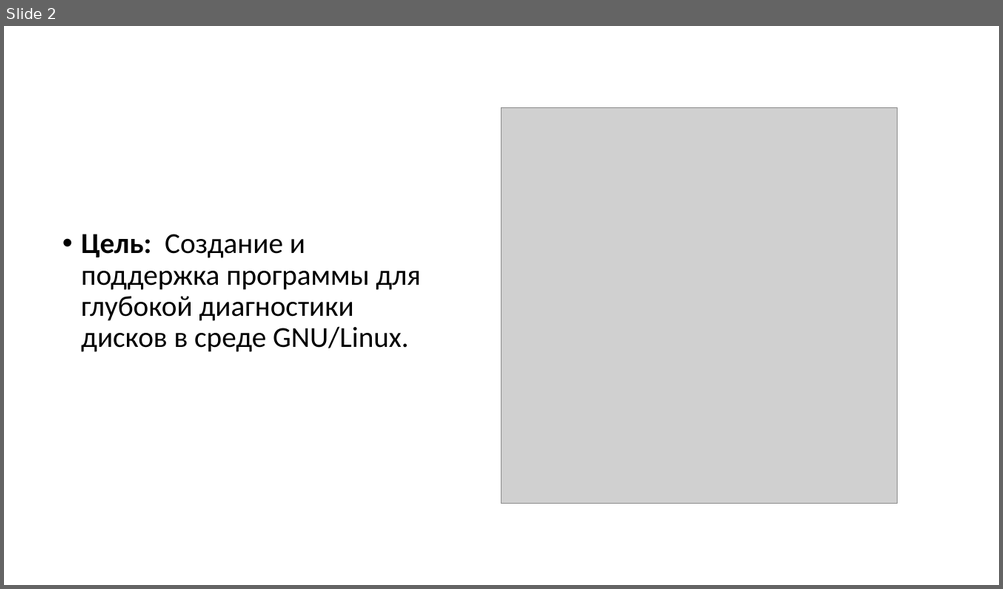
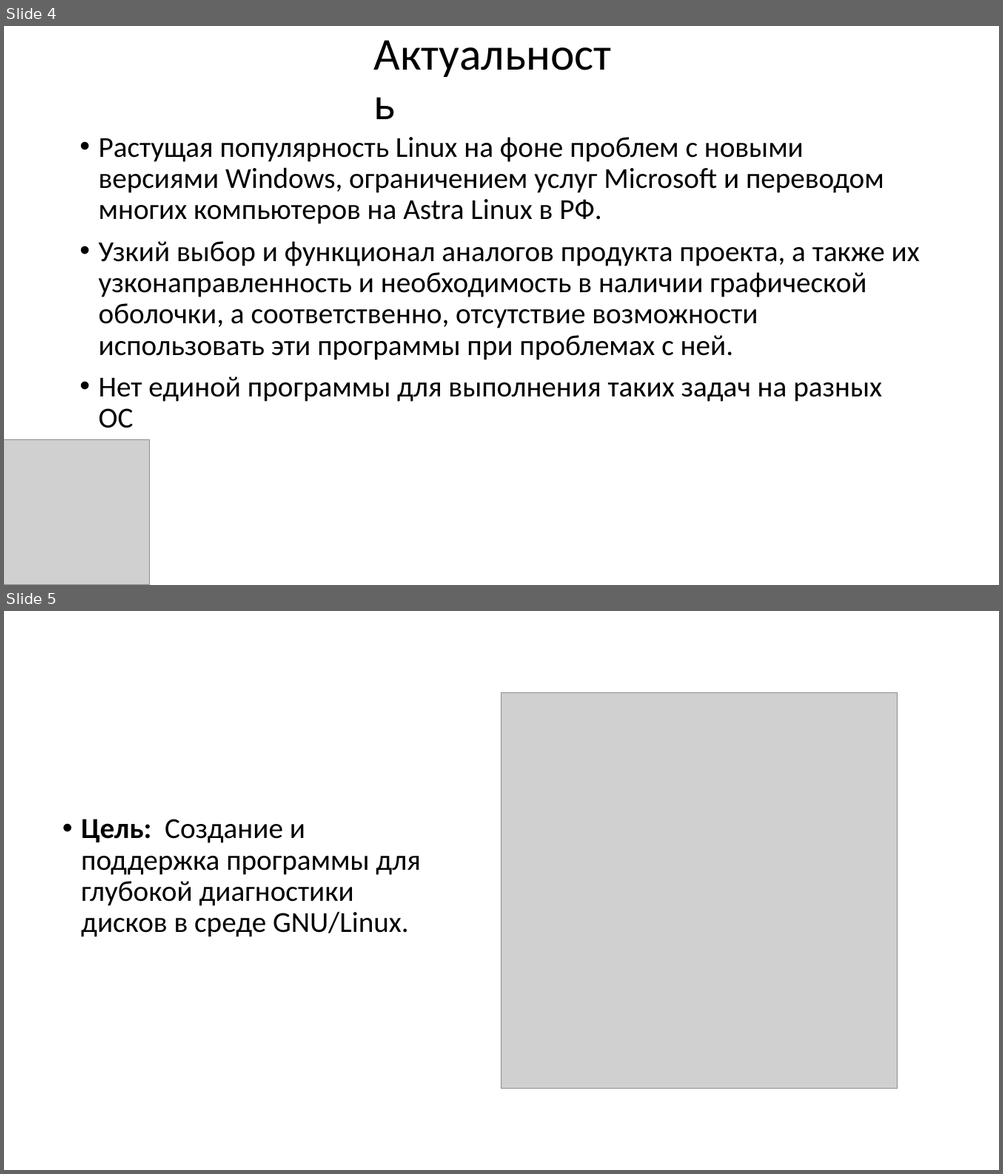
Before and after one commit to Arbuzz33/PDD, a slide deck: docs/PDD.pptx. Shown one above the other, each under a label of ours: slide 2 before the commit, slides 4 and 5 after it. The pictures are 1003x589 and 1003x1174 pixels, drawn with LibreOffice and Linux fonts; fonts in the diff are those of the drawing; grey boxes stand for pictures. Boxes give left, top, right and bottom in pixels: in the first picture for what was removed or moved away, otherwise in the second. Text is boxed around its words. In the diff, an @@ line names an element or a change of style, - is before the commit and + after.

```diff
--- a/docs/PDD.pptx
+++ b/docs/PDD.pptx
@@ slide 4 added at (x1=4, y1=26, x2=999, y2=585), background #FFFFFF @@
@@ title added at (x1=367, y1=26, x2=637, y2=134), 44 pt, text #000000 @@
+Актуальность
@@ text added at (x1=99, y1=137, x2=919, y2=429), 28 pt, text #000000 @@
+• Растущая популярность Linux на фоне проблем с новыми версиями Windows, ограничением услуг Microsoft и переводом многих компьютеров на Astra Linux в РФ.
+• Узкий выбор и функционал аналогов продукта проекта, а также их узконаправленность и необходимость в наличии графической оболочки, а соответственно, отсутствие возможности использовать эти программы при проблемах с ней.
+• Нет единой программы для выполнения таких задач на разных ОС
@@ picture added at (x1=4, y1=440, x2=150, y2=585) @@
@@ what was slide 2 is now slide 5 @@
```
Also in this commit, not shown: 3 slides changed, 4 other slides added, 5 slides removed, 1 other file.
